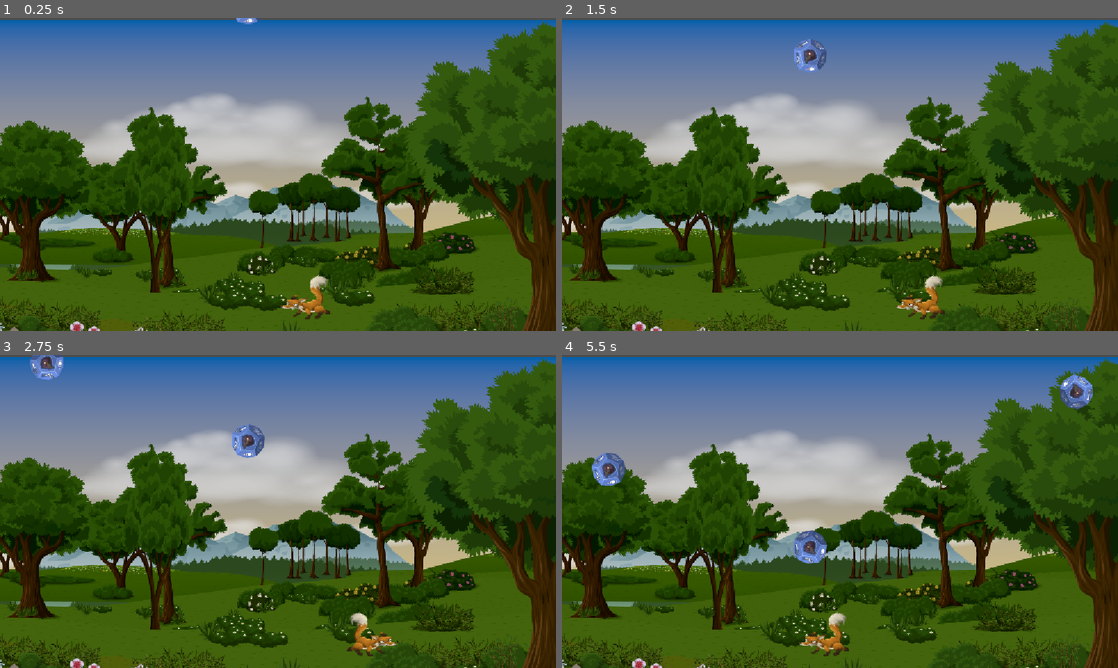
Above: before the commit, frames 1-4 (two rows, left to right).
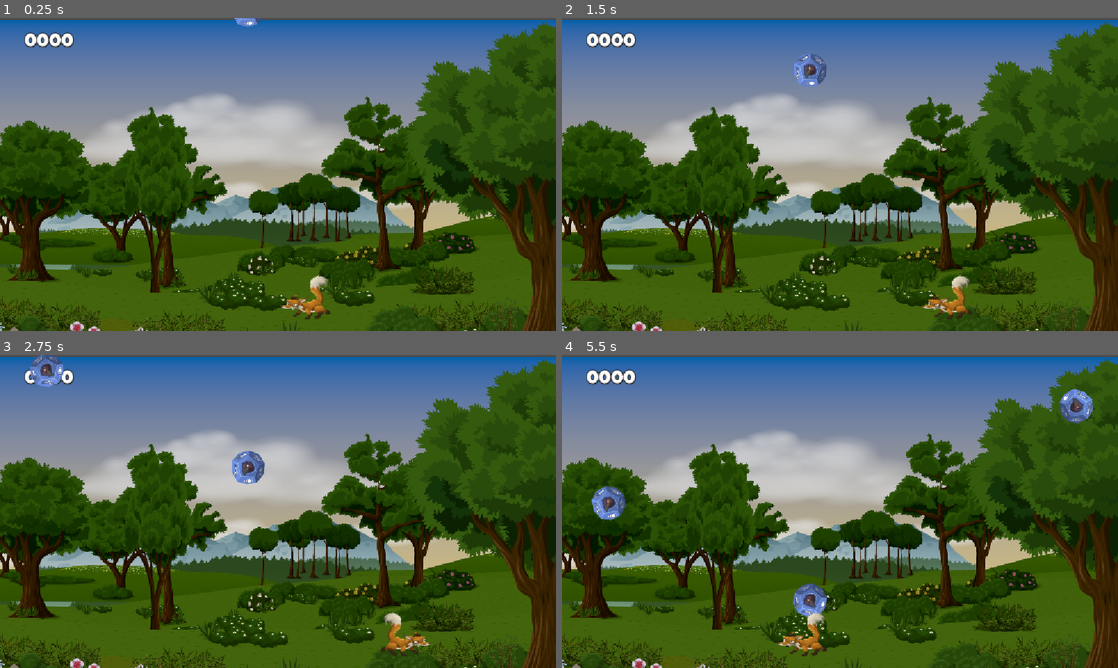
Above: after the commit, the same moments.

Repository: Havolt/jumpstart-godot
Game: Godot game, scene res://Scenes/Game/Game.tscn
Same seed, same stepped clock (60 frames per second), same inputs: the game is played once before the commit and once after it.
Inputs:
- Up to frame 1 (0.25 s): no input
- Up to frame 2 (1.5 s): hold Right (ui_right) 0.53-1.28 s; hold Left (ui_left) from 1.28 s (still down)
- Up to frame 3 (2.75 s): release Left (ui_left) at 2.03 s; hold Right (ui_right) from 2.03 s (still down)
- Up to frame 4 (5.5 s): release Right (ui_right) at 3.53 s; hold Left (ui_left) from 3.53 s (still down)

The runs differ from the first frame. In frame 1, 0.4% of the frame differs, in the area x 4-48%, y 0-10%; in frame 2, 1.9%; in frame 3, 2.4%; in frame 4, 4.0%, in the area x 4-96%, y 4-97%.

Commit message:
Add score label and game over sound

Diff:
--- a/DiceCatcher/Scenes/Dice/Dice.gd
+++ b/DiceCatcher/Scenes/Dice/Dice.gd
@@ -4,7 +4,7 @@
 
 signal game_over
 
-const SPEED: float = 80.0
+const SPEED: float = 100.0
 const ROTATION_SPEED: float = 5.0
 var ROTATION_DIRECTION: int = 1 if randi() % 2 else -1
 
--- a/DiceCatcher/Scenes/Fox/Fox.gd
+++ b/DiceCatcher/Scenes/Fox/Fox.gd
@@ -4,7 +4,7 @@
 
 signal point_scored
 
-@export var speed: float = 200.0
+@export var speed: float = 300.0
 @onready var sprite_2d: Sprite2D = $Sprite2D
 @onready var sounds: AudioStreamPlayer2D = $Sounds
 
--- a/DiceCatcher/Scenes/Game/Game.gd
+++ b/DiceCatcher/Scenes/Game/Game.gd
@@ -6,9 +6,16 @@
 
 const STOPPABLE_GROUP: String = 'stoppable'
 @onready var spawn_timer: Timer = $SpawnTimer
+@onready var score_label: Label = $ScoreLabel
+@onready var music: AudioStreamPlayer = $Music
+
+const GAME_OVER = preload("uid://c0orcx0ncovyq")
+
+var _points: int = 0
 
 # Called when the node enters the scene tree for the first time.
 func _ready() -> void:
+	update_score_label()
 	spawn_dice()
 
 
@@ -37,6 +44,9 @@
 
 func _on_dice_game_over() -> void:
 	print('SIGNALED GAME OVER TO GAME')
+	music.stop()
+	music.stream = GAME_OVER
+	music.play()
 	pause_all()
 	spawn_timer.stop()
 
@@ -45,6 +55,9 @@
 func _on_timer_timeout() -> void:
 	spawn_dice()
 
+func update_score_label() -> void:
+	score_label.text = "%04d" % _points
 
 func _on_fox_point_scored() -> void:
-	print('SCORED')
+	_points += 1
+	update_score_label()
--- a/DiceCatcher/Scenes/Game/Game.tscn
+++ b/DiceCatcher/Scenes/Game/Game.tscn
@@ -3,6 +3,16 @@
 [ext_resource type="Texture2D" uid="uid://djjponsttwqfs" path="res://Assets/GemBg.png" id="1_2k76m"]
 [ext_resource type="Script" uid="uid://dd37yws3ngm1v" path="res://Scenes/Game/Game.gd" id="1_xbxml"]
 [ext_resource type="PackedScene" uid="uid://bx7c4mo02v7sl" path="res://Scenes/Fox/Fox.tscn" id="3_xbxml"]
+[ext_resource type="FontFile" uid="uid://d2nlwt14impgw" path="res://Assets/LuckiestGuy-Regular.ttf" id="4_ln2h6"]
+[ext_resource type="AudioStream" uid="uid://rxwcie4b6wbb" path="res://Assets/tetris.mp3" id="5_y3kpf"]
+
+[sub_resource type="LabelSettings" id="LabelSettings_y3kpf"]
+font = ExtResource("4_ln2h6")
+font_size = 40
+outline_size = 8
+outline_color = Color(0.11764706, 0.11764706, 0.11764706, 1)
+shadow_size = 5
+shadow_color = Color(0.11764706, 0.11764706, 0.11764706, 0.8784314)
 
 [node name="Game" type="Node2D" unique_id=724678715]
 script = ExtResource("1_xbxml")
@@ -19,5 +29,19 @@
 [node name="Fox" parent="." unique_id=328934030 instance=ExtResource("3_xbxml")]
 position = Vector2(632, 578)
 
+[node name="ScoreLabel" type="Label" parent="." unique_id=1736458052]
+offset_left = 51.0
+offset_top = 30.0
+offset_right = 91.0
+offset_bottom = 53.0
+text = "SCORE"
+label_settings = SubResource("LabelSettings_y3kpf")
+
+[node name="Music" type="AudioStreamPlayer" parent="." unique_id=1275910917]
+stream = ExtResource("5_y3kpf")
+volume_db = -8.0
+autoplay = true
+parameters/looping = true
+
 [connection signal="timeout" from="SpawnTimer" to="." method="_on_timer_timeout"]
 [connection signal="point_scored" from="Fox" to="." method="_on_fox_point_scored"]
Not shown, changed: DiceCatcher/Assets/tetris.mp3.import
